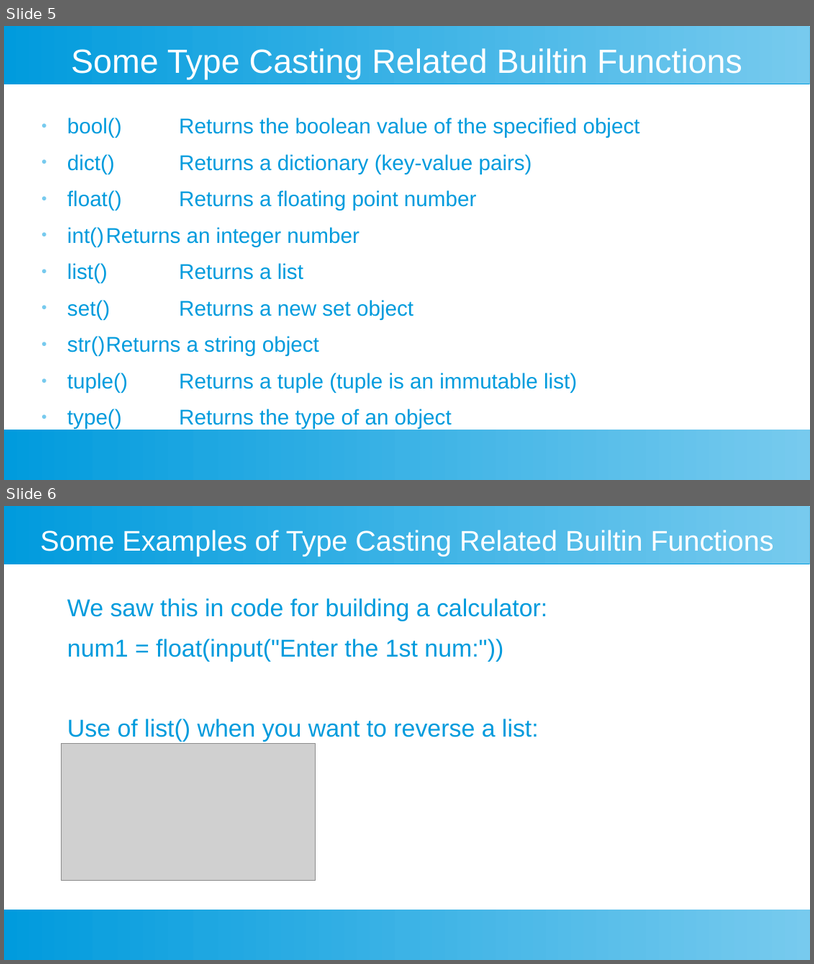
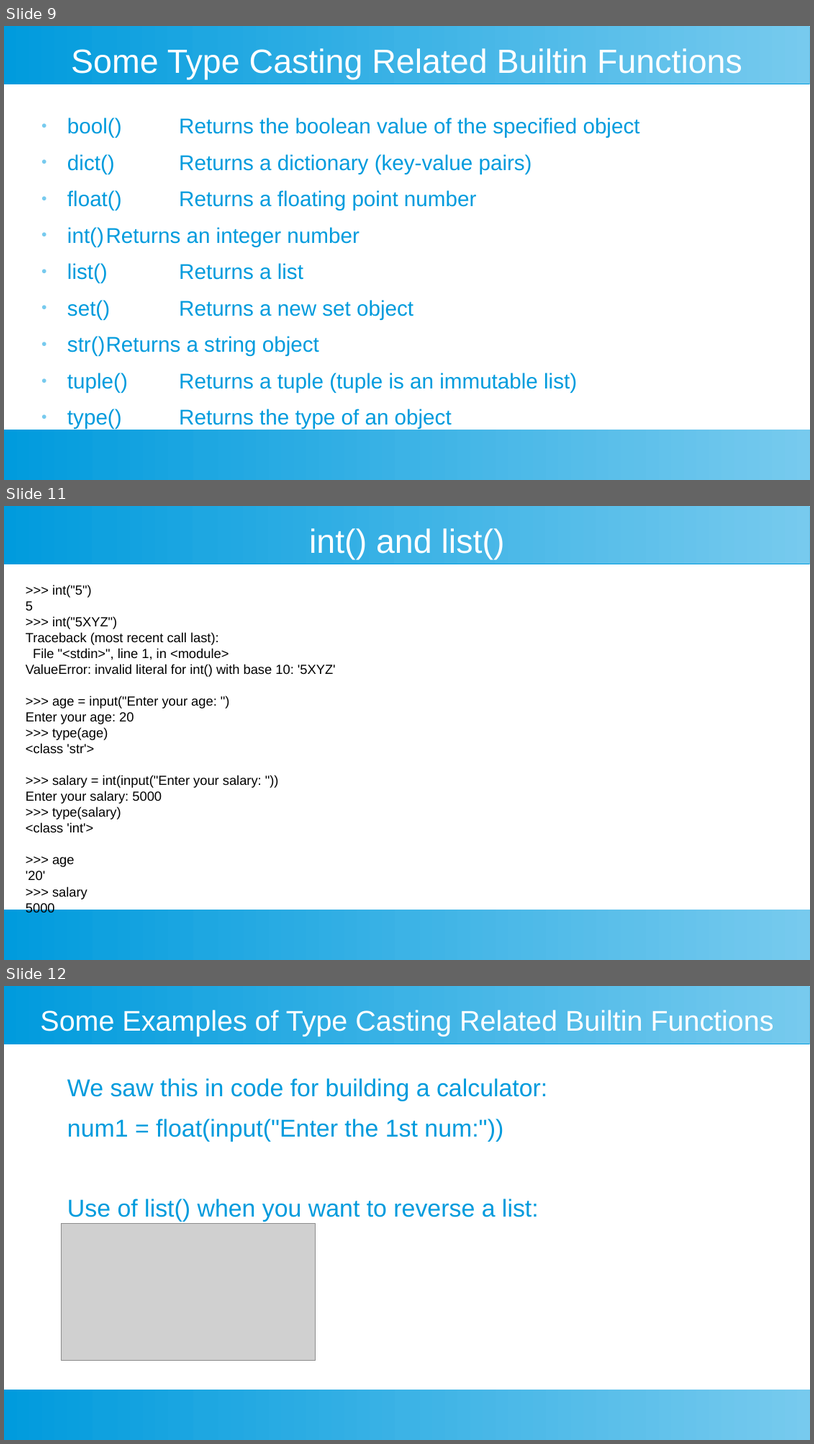
Before and after one commit to ashishjain1547/public_lessons_in_python, a slide deck: Ch 1 - Python's built-in functions/Python's builtin functions.odp. Shown one above the other, each under a label of ours: slides 5 and 6 before the commit, slides 9, 11 and 12 after it; the slides between them are not shown. The pictures are 814x964 and 814x1444 pixels, drawn with LibreOffice and Linux fonts; fonts in the diff are those of the drawing; grey boxes stand for pictures. Boxes give left, top, right and bottom in pixels: in the first picture for what was removed or moved away, otherwise in the second. Text is boxed around its words. In the diff, an @@ line names an element or a change of style, - is before the commit and + after.

```diff
--- a/Ch 1 - Python's built-in functions/Python's builtin functions.odp
+++ b/Ch 1 - Python's built-in functions/Python's builtin functions.odp
@@ slide 11 added at (4,506,810,960), background #FFFFFF; not listed: 2 template elements that a slide beside it also shows @@
@@ title added at (309,528,505,559), 33 pt, text #FFFFFF @@
+int() and list()
@@ text added at (26,584,336,914), 13 pt, text #000000 @@
+>>> int("5")
+5
+>>> int("5XYZ")
+Traceback (most recent call last):
+File "<stdin>", line 1, in <module>
+ValueError: invalid literal for int() with base 10: '5XYZ'
+>>> age = input("Enter your age: ")
+Enter your age: 20
+>>> type(age)
+<class 'str'>
+>>> salary = int(input("Enter your salary: "))
+Enter your salary: 5000
+>>> type(salary)
+<class 'int'>
+>>> age
+'20'
+>>> salary
+5000
@@ what was slide 5 is now slide 9 @@
@@ what was slide 6 is now slide 12 @@
```
Also in this commit, not shown: 2 slides changed, 6 other slides added, 25 other files.
